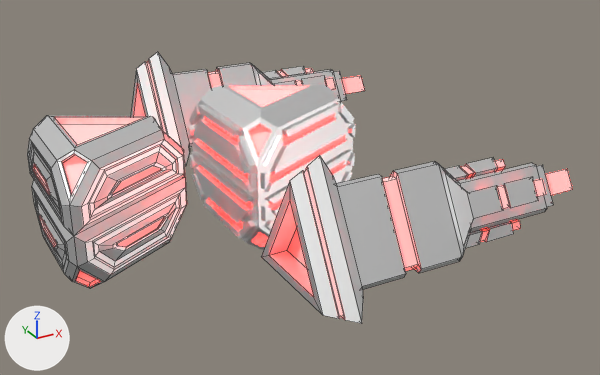
The Blender file SpaceInvader/Blends/FinalBoss_1.blend, before and after one commit.
Rendered twice from a 50 mm camera at (-8.5, -17.06, 7.62) aimed at (0.55, -0.62, -0.6). The lights are fixed; the arrows at lower left show +X, +Y and +Z. Mesh edges are drawn as thin lines on the coarser meshes.
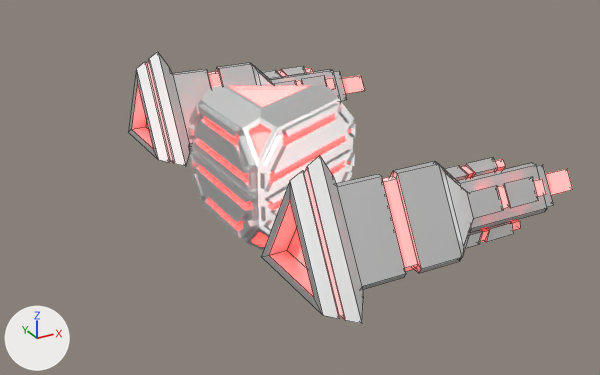
Where the change shows, as pixel boxes (x1, y1, x2, y2) in the pictures (600 x 375 px):
'Cylinder.002', deleted
    before: (27, 116, 187, 289)
    faces in mat_main (white #ffffff): (27, 116, 187, 289)
    faces in mat_emission (white #e7e7e7): (34, 124, 164, 283)

The edits, one by one:
Object 'Cylinder.002' (ob_cylinder_002) is deleted.
